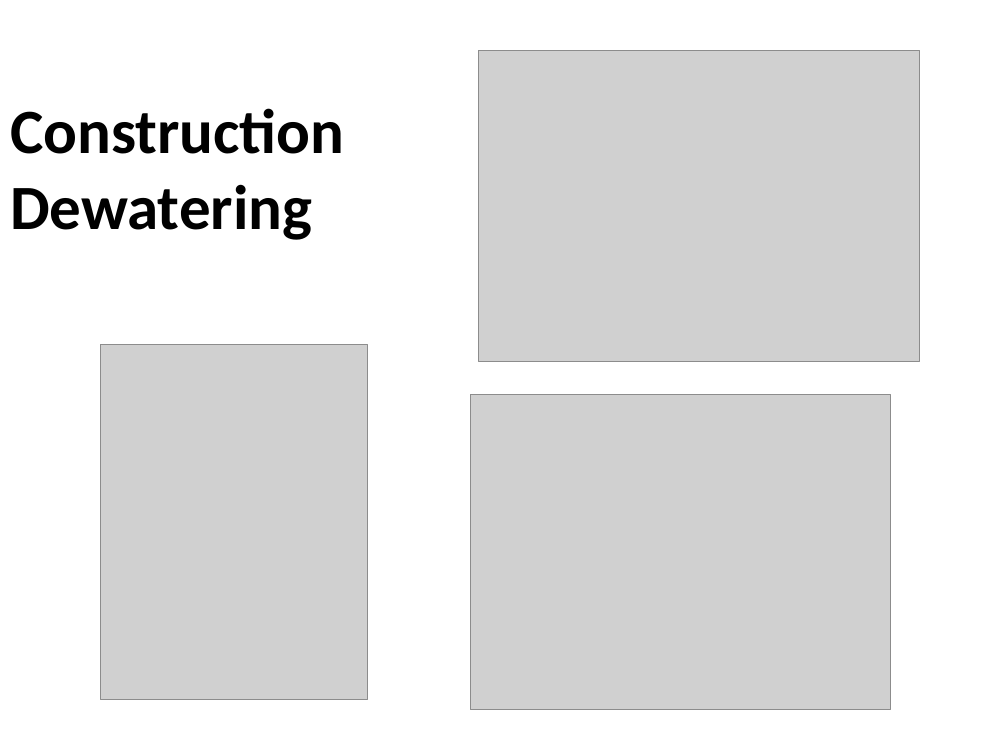
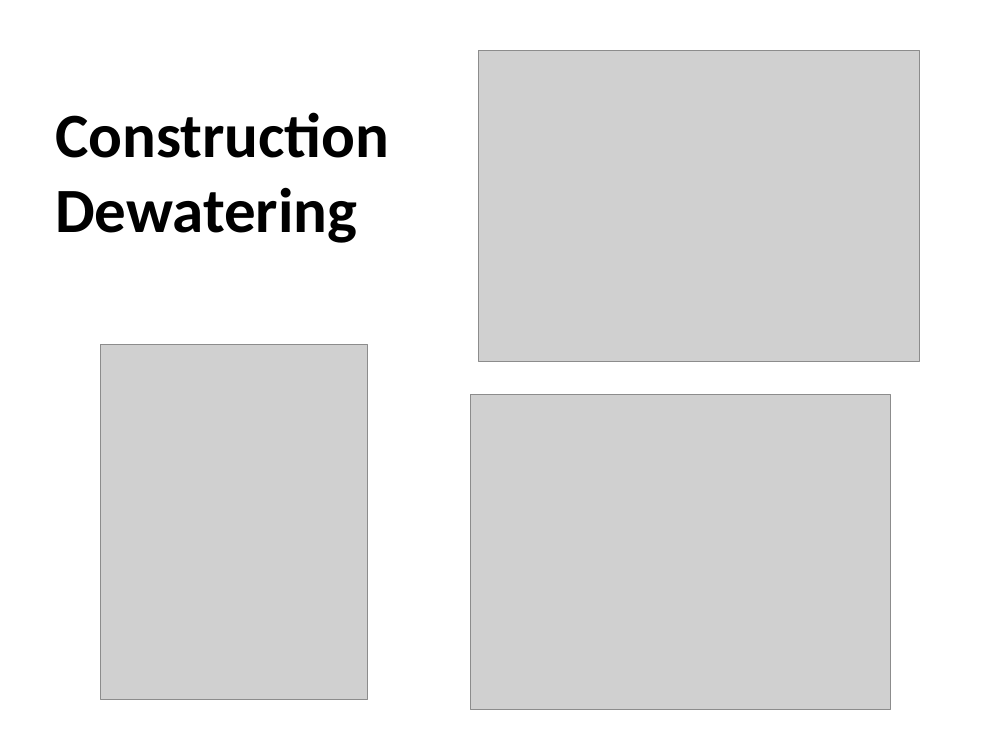
Before and after one commit to njones61/ce544, a slide deck: slide 7 of docs/resources/overview/intro.pptx. Drawn at 1008x756 pixels with LibreOffice and Linux fonts; fonts in the diff are those of the drawing; grey boxes stand for pictures. Boxes give left, top, right and bottom in pixels: in the first picture for what was removed or moved away, otherwise in the second. Text is boxed around its words. In the diff, an @@ line names an element or a change of style, - is before the commit and + after.

```diff
--- a/docs/resources/overview/intro.pptx
+++ b/docs/resources/overview/intro.pptx
@@ title "Construction Dewatering": place and size @@
-title "Construction Dewatering" at [10, 108, 344, 240]
+title "Construction Dewatering" at [55, 112, 389, 243]
```
Also in this commit, not shown: 2 other slides changed, 3 slides added, 2 slides removed.
